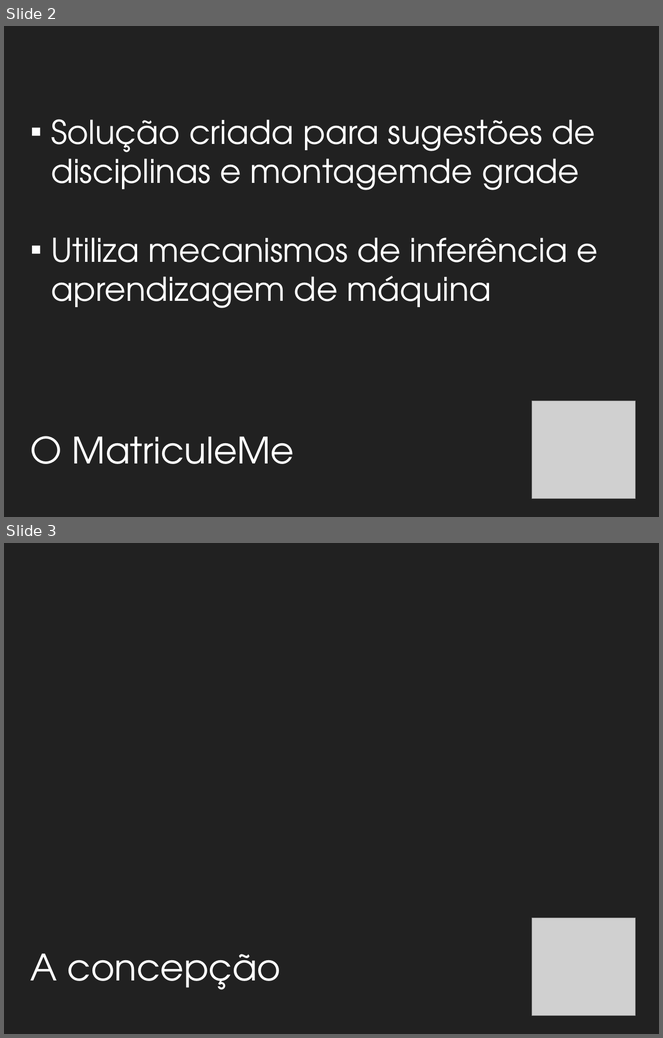
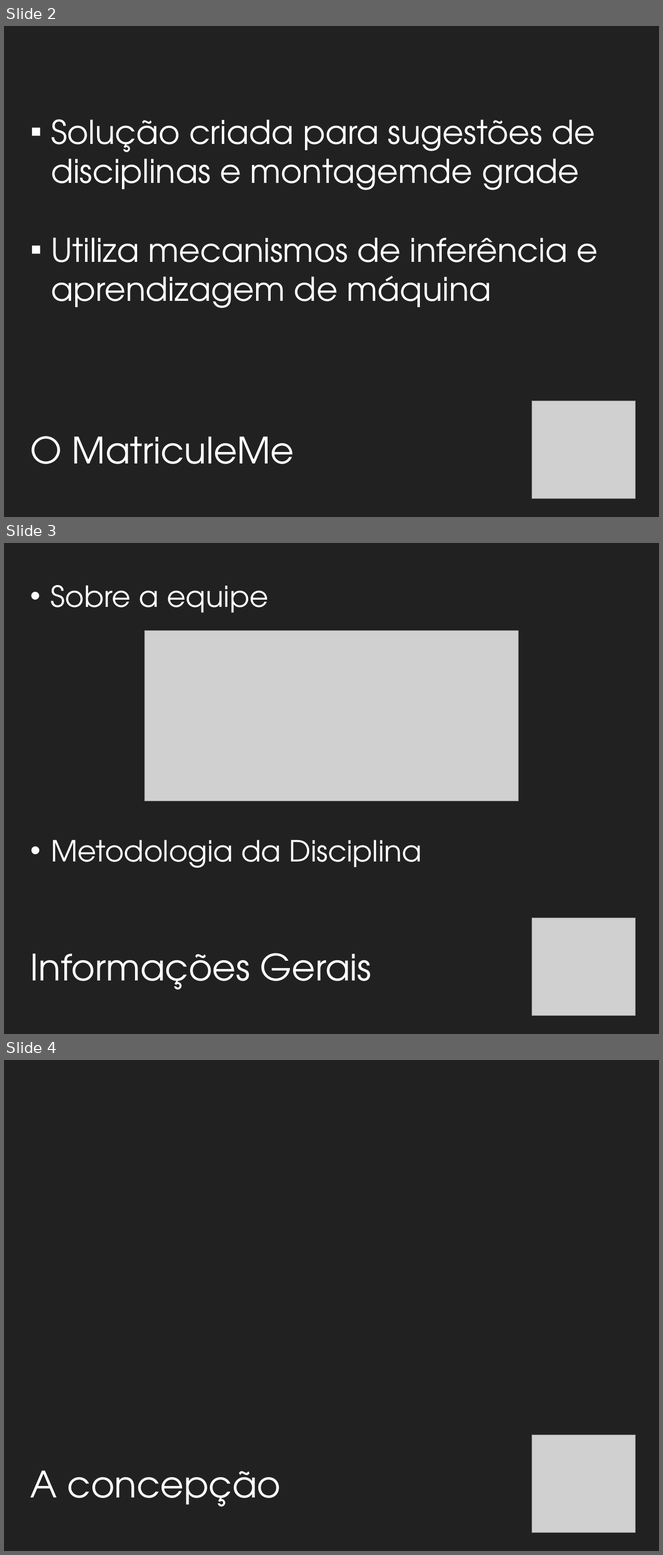
Before and after one commit to ovflowd/matriculeMe, a slide deck: Artefatos/ApresentaçãoFinal.pptx. Shown one above the other, each under a label of ours: slides 2 and 3 before the commit, slides 2, 3 and 4 after it. The pictures are 663x1038 and 663x1555 pixels, drawn with LibreOffice and Linux fonts; fonts in the diff are those of the drawing; grey boxes stand for pictures; background and template pictures are left out. Boxes give left, top, right and bottom in pixels: in the first picture for what was removed or moved away, otherwise in the second. Text is boxed around its words. In the diff, an @@ line names an element or a change of style, - is before the commit and + after.

```diff
--- a/Artefatos/ApresentaçãoFinal.pptx
+++ b/Artefatos/ApresentaçãoFinal.pptx
@@ slide 3 added at [4,543,659,1034], background #212121 @@
@@ text added at [51,585,268,613], 32 pt, text #FFFFFF @@
+• Sobre a equipe
@@ picture added at [145,631,519,801] @@
@@ text added at [51,840,422,868], 32 pt, text #FFFFFF @@
+• Metodologia da Disciplina
@@ picture added at [532,918,636,1016] @@
@@ text added at [31,953,372,990], 40 pt, text #FFFFFF @@
+Informações Gerais
@@ what was slide 3 is now slide 4 @@
```
Also in this commit, not shown: 6 slides changed, 3 other slides added, 6 slides removed.
